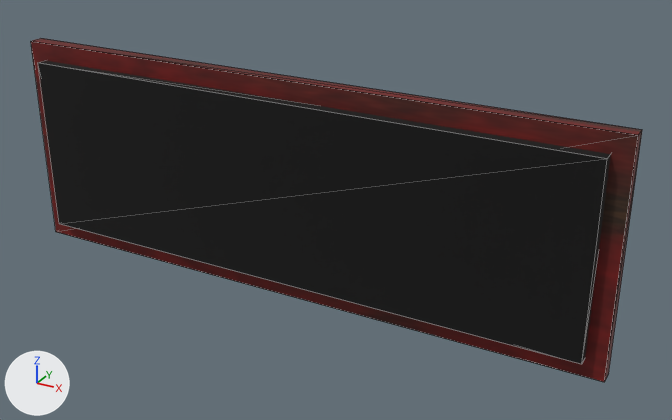
The Blender file blender_src/kit/plaque.blend as it was, and as the next commit left it.
Before and after are seen from a 50 mm lens placed at (1.181, -1.886, 0.927), pointed at (0.119, 0.046, -0.039). Lighting does not change. The marker at lower left points along +X, +Y and +Z. The older version comes first. Mesh edges are drawn as thin lines. Objects named as collision shapes, trigger or cutter boxes, shadow casters or lower levels of detail are left out.

Before the edit, the objects in view are built like this:
```python
mat_m_woodred = principled_material('M_WoodRed')
mat_m_woodred.texture = img_t_wood_red
mat_m_woodred.roughness = 0.62
me_board = bpy.data.meshes.new('Board')
me_board.from_pydata(...)  # 24 vertices, 12 faces; spans x -0.8..0.8, y -0.03..0.03, z -0.25..0.25
me_board.materials.append(mat_m_black)  # picture img_t_black
me_border = bpy.data.meshes.new('Border')
me_border.from_pydata(...)  # 24 vertices, 12 faces; spans x -0.85..0.85, y -0.02..0.02, z -0.3..0.3
me_border.materials.append(mat_m_woodred)  # picture img_t_wood_red
ob_board = bpy.data.objects.new('Board', me_board)
ob_board.parent = ob_plaque
ob_board.location = (0.0, 0.0, 0.0)
ob_border = bpy.data.objects.new('Border', me_border)
ob_border.parent = ob_plaque
ob_border.location = (0.0, 0.02, 0.0)
```
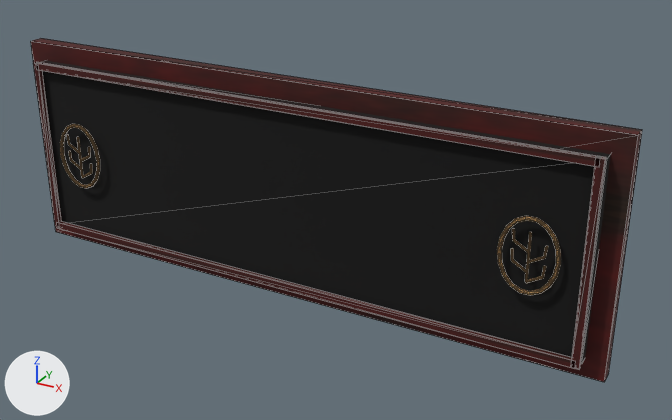
Where the change shows, as pixel boxes (x1, y1, x2, y2) in the pictures (672 x 420 px):
'Border', recoloured
    both: (31, 38, 642, 382)
'Art_BurntLacquer', added
    after: (33, 62, 606, 369)
'Art_OldGoldThread', added
    after: (60, 124, 561, 295)

The change, as a diff of the scene's bpy script:
```diff
--- a/blender_src/kit/plaque.blend.py
+++ b/blender_src/kit/plaque.blend.py
@@ img_t_wood_red_001 @@
+img_t_wood_red_001 = load_image('t_wood_red.001', '_unpacked/t_wood_red.001', 512, 512, 'sRGB')
@@ mat_m_woodred @@
 n0 = _N.new('ShaderNodeBsdfPrincipled'); n0.name = 'Principled BSDF'
-n0.inputs[2].default_value = 0.62  # 'Roughness'
+n0.inputs[2].default_value = 0.74  # 'Roughness'
 n1 = _N.new('ShaderNodeOutputMaterial'); n1.name = 'Material Output'
+n3 = _N.new('ShaderNodeMix'); n3.name = 'Mix'
+n3.data_type = 'RGBA'
+n3.blend_type = 'MULTIPLY'
+n3.inputs[0].default_value = 1.0  # 'Factor'
+n3.inputs[7].default_value = (0.51, 0.44, 0.36, 1.0)  # 'B', grey #bdb1a2
 n2 = _N.new('ShaderNodeTexImage'); n2.name = 'Image Texture'
@@ mat_m_woodred @@
 _L.new(n0.outputs[0], n1.inputs[0])  # 'BSDF' to 'Surface'
-_L.new(n2.outputs[0], n0.inputs[0])  # 'Color' to 'Base Color'
+_L.new(n3.outputs[2], n0.inputs[0])  # 'Result' to 'Base Color'
+_L.new(n2.outputs[0], n3.inputs[6])  # 'Color' to 'A'
@@ mat_oldgoldthread @@
+mat_oldgoldthread = principled_material('OldGoldThread')
+mat_oldgoldthread.base_color = (0.48, 0.27, 0.095)  # orange #b88e57
+mat_oldgoldthread.metallic = 0.23
+mat_oldgoldthread.roughness = 0.58
@@ mat_burntlacquer @@
+mat_burntlacquer = bpy.data.materials.new('BurntLacquer')
+# colours: beige #b6a493
+# uses the picture img_t_wood_red_001
@@ me_art_oldgoldthread @@
+me_art_oldgoldthread.from_pydata(...)  # 868 vertices, 1224 faces; spans x -0.733..0.733, y -0.055..0.055, z -0.095..0.095
+me_art_oldgoldthread.materials.append(mat_oldgoldthread)  # orange #b88e57
@@ me_art_burntlacquer @@
+me_art_burntlacquer.from_pydata(...)  # 192 vertices, 96 faces; spans x -0.8..0.8, y -0.05..0.05, z -0.25..0.25
+me_art_burntlacquer.materials.append(mat_burntlacquer)
@@ ob_art_oldgoldthread @@
+ob_art_oldgoldthread = bpy.data.objects.new('Art_OldGoldThread', me_art_oldgoldthread)
+ob_art_oldgoldthread.parent = ob_plaque
+ob_art_oldgoldthread.location = (0.0, 0.0, 0.0)
@@ ob_art_burntlacquer @@
+ob_art_burntlacquer = bpy.data.objects.new('Art_BurntLacquer', me_art_burntlacquer)
+ob_art_burntlacquer.parent = ob_plaque
+ob_art_burntlacquer.location = (0.0, 0.0, 0.0)
```
